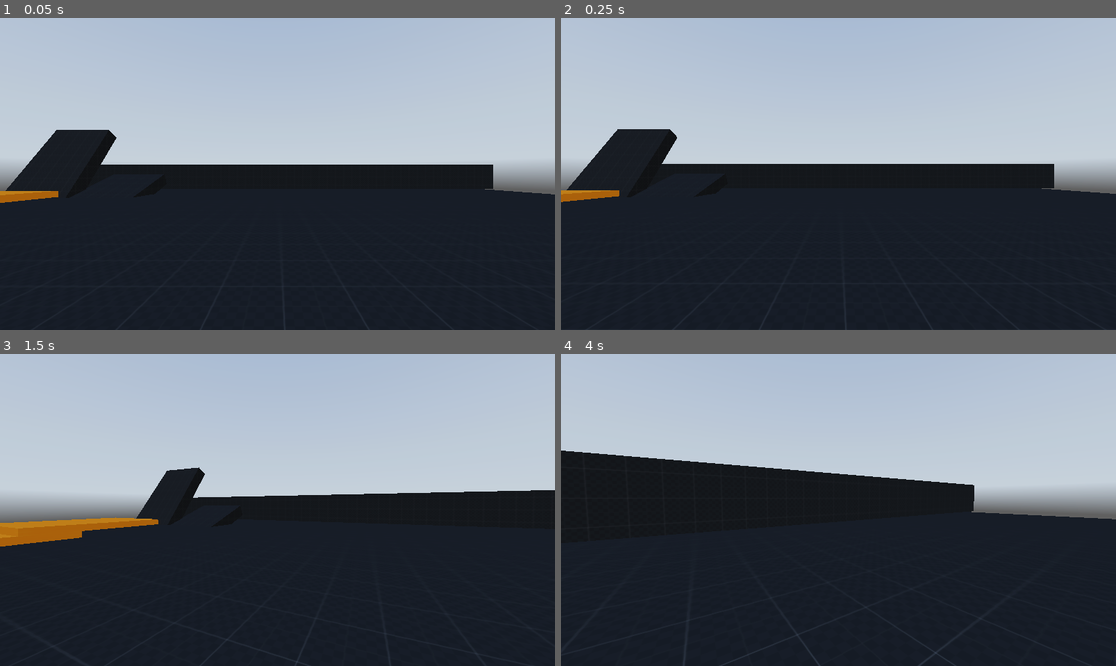
Above: before the commit, frames 1-4 (two rows, left to right).
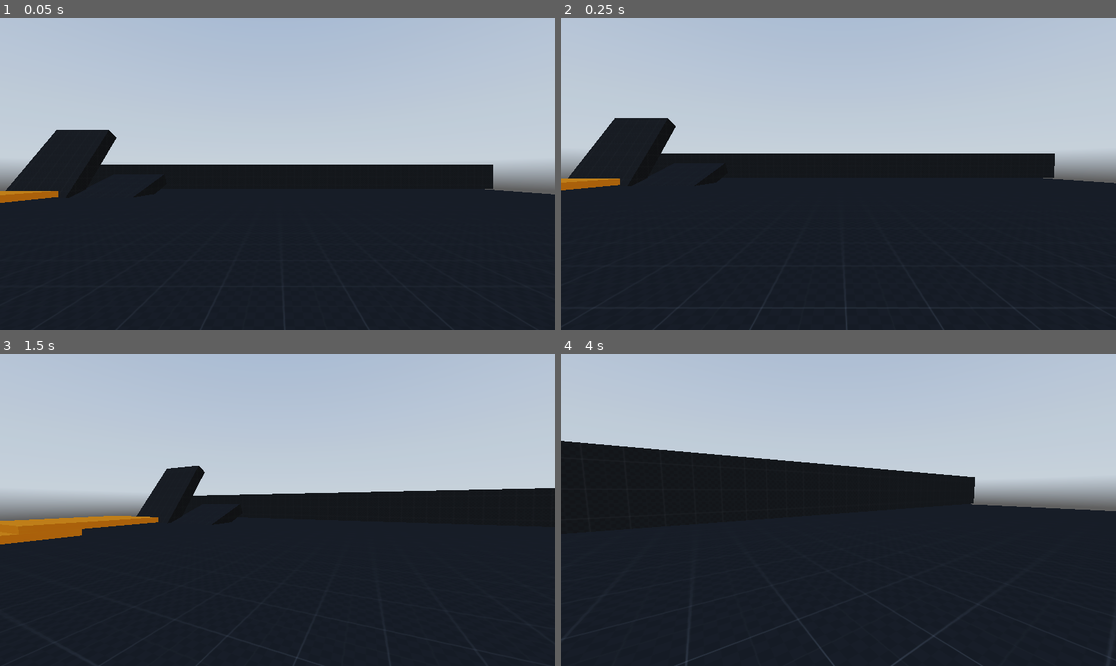
Above: after the commit, the same moments.

Repository: Robot-Joe/babysfirstfps
Game: Godot game, scene res://world.tscn
The game is run twice, just before and just after one commit, with the same random seed, the same clock (stepped at 60 frames per second) and the same inputs. A sky picture missing from this copy of the repository is replaced by a grey-blue gradient.
Inputs (mouse positions are in pixels of both pictures, inside the frame that each line leads up to):
- Up to frame 1 (0.05 s): no input
- Up to frame 2 (0.25 s): no input
- Up to frame 3 (1.5 s): tap Enter (ui_accept) at 0.5, 0.6, 0.77, 1.07 s; move the mouse to (305, 510) at 0.52 s; hold W (Forward) from 0.53 s (still down); move the mouse to (249, 510) at 1.27 s; tap Ctrl (Crouch) at 1.35 s
- Up to frame 4 (4 s): keep holding W (Forward); tap Enter (ui_accept) at 1.52, 1.55, 1.82, 2.3, 2.85, 3.02, 3.32, 3.77, 3.8 s; move the mouse to (849, 503) at 2.02 s; hold Shift (Sprint) 2.03-2.78 s; move the mouse to (832, 516) at 2.77 s; move the mouse to (877, 513) at 3.52 s; hold Ctrl (Crouch) from 3.53 s (still down)

Frame 1 is identical in both runs. In frame 2, 5.2% of the frame differs, in the area x 0-100%, y 32-100%; in frame 3, 1.1%; in frame 4, 4.5%.

Commit message:
fix no headbob when landing

Diff:
--- a/scripts/player.gd
+++ b/scripts/player.gd
@@ -25,6 +25,7 @@
 var air_lerp_speed = 1.5
 var crouch_depth = -0.5
 var last_velocity = Vector3.ZERO
+var _falling : bool = false
 
 # stair & slope detection vars
 
@@ -141,21 +142,19 @@
 	if not is_on_floor():
 		velocity += get_gravity() * delta
 
+	# Am I falling?
+	if last_velocity.y < 0.0: _falling = true
+
 	# Handle jump.
-
 	_cur_frame += 1
 	if is_on_floor():
 		_last_frame_was_on_floor = _cur_frame
-
-	if is_on_floor():
-			if Input.is_action_just_pressed("ui_accept") and (is_on_floor() and ! bonk_raycast.is_colliding() or _cur_frame - _last_frame_was_on_floor <= _jump_frame_grace):
-				velocity.y = jump_velocity
-				animation_player.play("Jump")
-	# Handle Landing
-
-	if is_on_floor():
-		if last_velocity.y < 0.0:
+		if Input.is_action_just_pressed("ui_accept") and (is_on_floor() and ! bonk_raycast.is_colliding() or _cur_frame - _last_frame_was_on_floor <= _jump_frame_grace):
+			velocity.y += jump_velocity
+			animation_player.play("Jump")
+		if _falling:
 			animation_player.play("Landing")
+			_falling = false
 
 	# Get the input direction and handle the movement/deceleration.
 	# As good practice, you should replace UI actions with custom gameplay actions.
@@ -190,7 +189,6 @@
 	_snap_down_to_stairs_check()
 
 	#handle headbob
-
 	t_bob += delta * velocity.length() * float(is_on_floor())
 	eyes.transform.origin = _headbob(t_bob)
 	last_velocity = velocity
